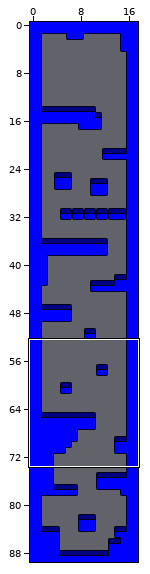
A Tiled map gets an edit: Resources/room1.tmx. The first picture is a wide view before the edit; the outline marks the close-up.
Close-up. Before the commit:
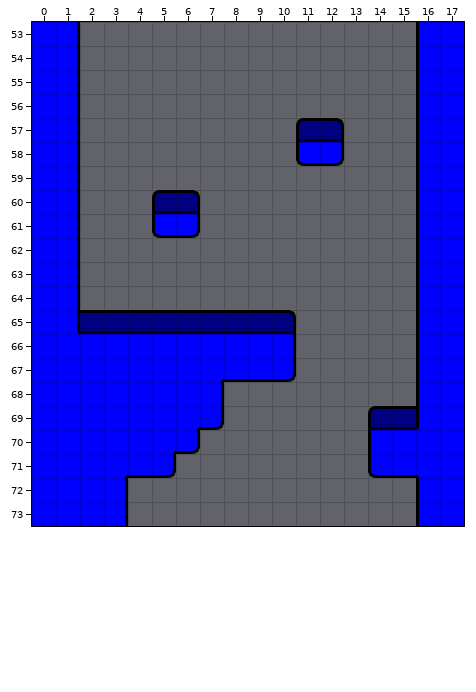
Cells are 32x32 px. Shown: x 0..17, y 53..73. The commit also changed other parts of the map, which this record leaves out.
Once edited:
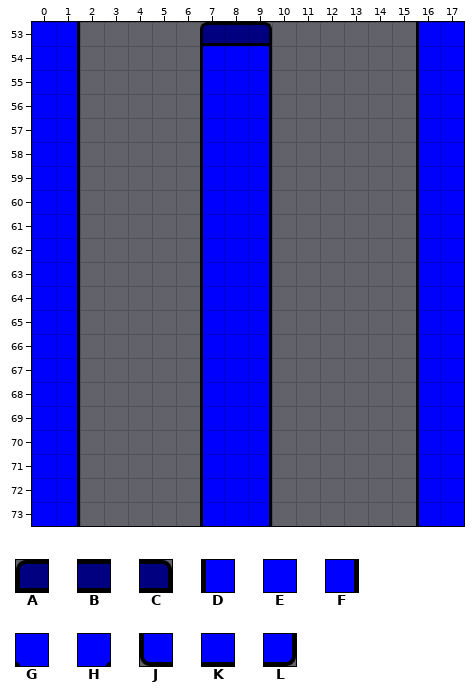
Key: from "tileset": A 0, B 1, C 2, D 5, E 6, F 7, G 8, H 9, J 10, K 11, L 12.
_ is an empty cell.
What changed:
Layer "main-layer":
y 53: x 7..9 ___ -> ABC
y 54..56: x 7..9 ___ -> DEF
y 57: x 7..9 ___ -> DEF; x 11..12 AC -> __
y 58: x 7..9 ___ -> DEF; x 11..12 JL -> __
y 59: x 7..9 ___ -> DEF
y 60: x 5..9 AC___ -> __DEF
y 61: x 5..9 JL___ -> __DEF
y 62..64: x 7..9 ___ -> DEF
y 65: x 2..10 BBBBBBBBC -> _____DEF_
y 66: x 1..7 EEEEEEE -> F_____D; x 9..10 EF -> F_
y 67: x 1..10 EEEEEEHKKL -> F_____DEF_
y 68: x 1..9 EEEEEEF__ -> F_____DEF
y 69: x 1..9 EEEEEHL__ -> F_____DEF; x 14..15 AB -> __
y 70: x 1..9 EEEEHL___ -> F_____DEF; x 14..16 DEE -> __D
y 71: x 1..5 EEHKL -> F____; x 7..9 ___ -> DEF; x 14..16 JKG -> __D
y 72..73: x 1..3 EEF -> F__; x 7..9 ___ -> DEF
